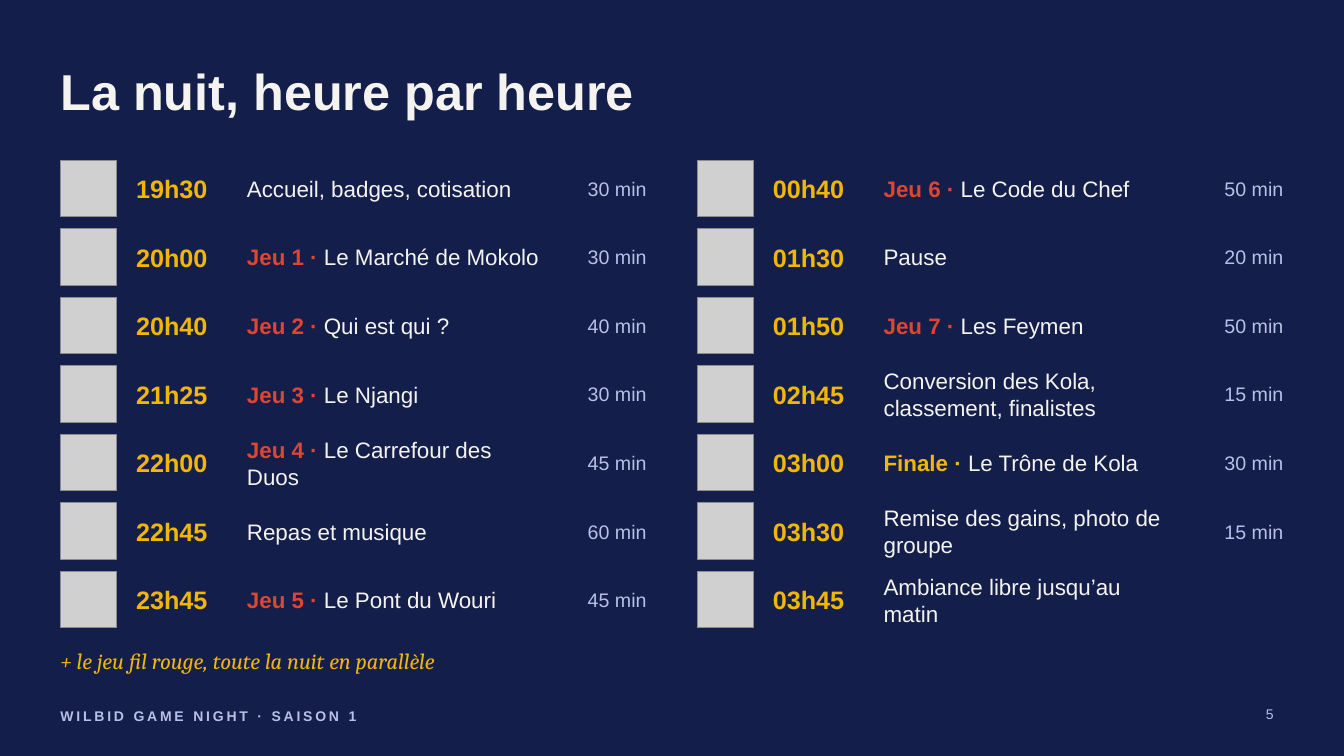
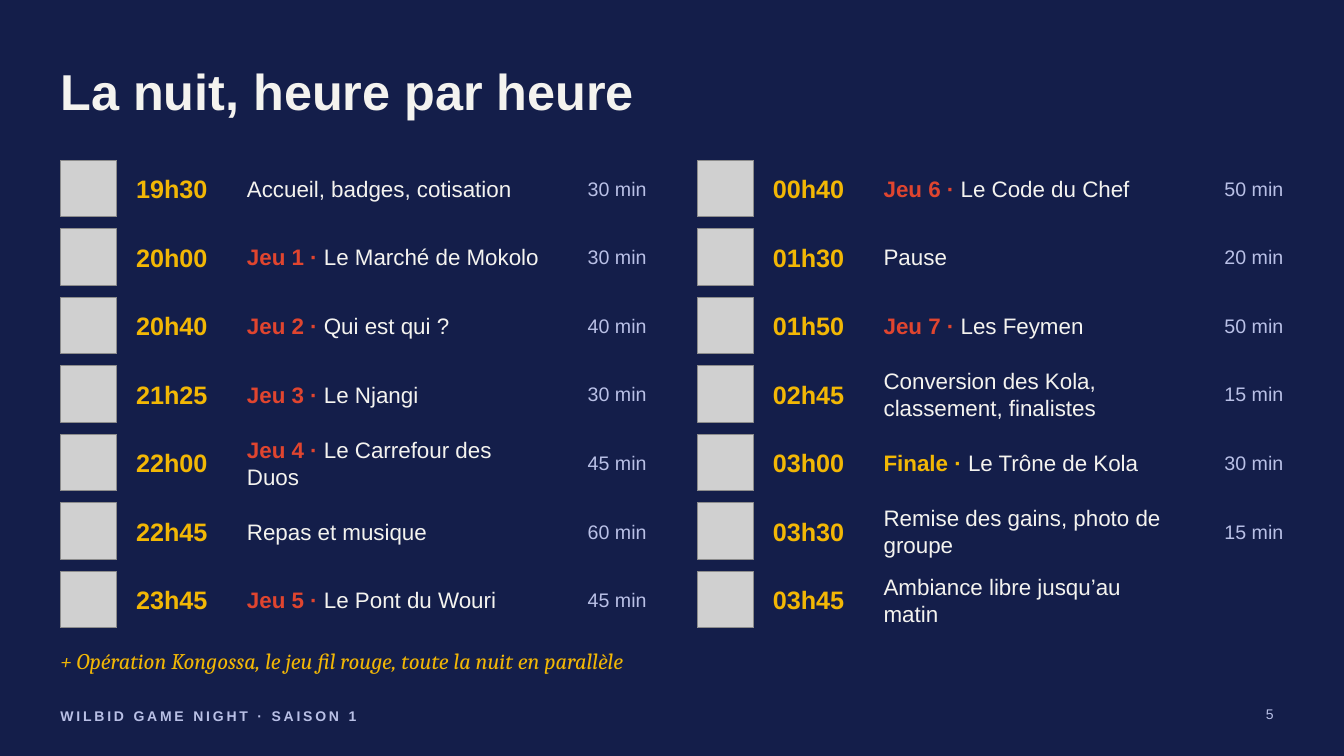
Before and after one commit to sedsgd/wilbid_game_night, a slide deck: slide 5 of documents/presentation-jour-j/Wilbid-presentation-jour-J.pptx. Drawn at 1344x756 pixels with LibreOffice and Linux fonts; fonts in the diff are those of the drawing; grey boxes stand for pictures. Boxes give left, top, right and bottom in pixels: in the first picture for what was removed or moved away, otherwise in the second. Text is boxed around its words. In the diff, an @@ line names an element or a change of style, - is before the commit and + after.

```diff
--- a/documents/presentation-jour-j/Wilbid-presentation-jour-J.pptx
+++ b/documents/presentation-jour-j/Wilbid-presentation-jour-J.pptx
@@ text at (77, 653, 623, 674): text changed @@
-+ le jeu fil rouge, toute la nuit en parallèle
++ Opération Kongossa, le jeu fil rouge, toute la nuit en parallèle
```
Also in this commit, not shown: 1 other slide changed, 4 slides added, 3 slides removed, 2 other files.
